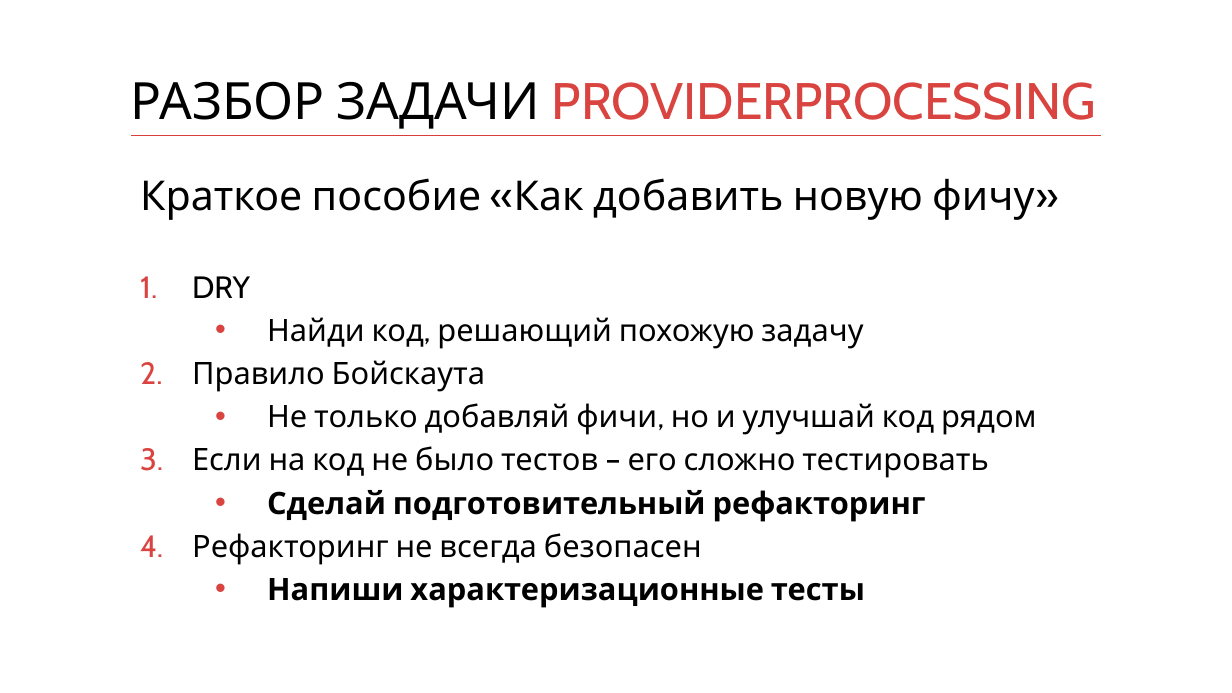
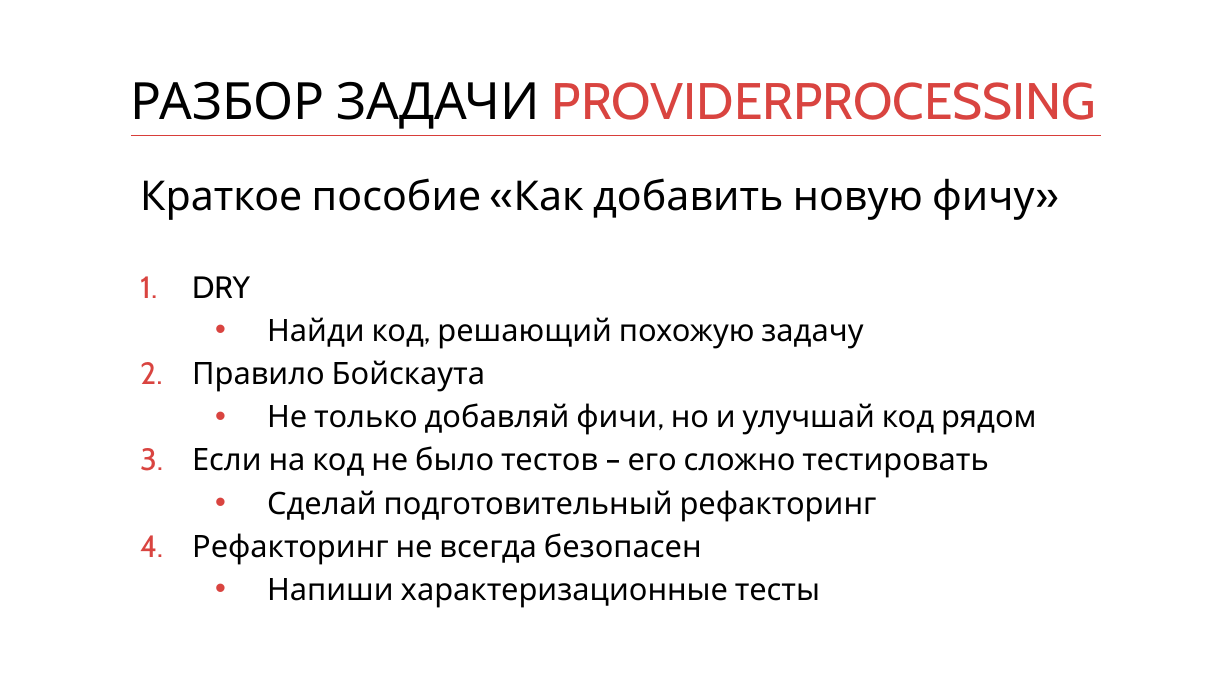
Before and after one commit to kontur-courses/legacy, a slide deck: slide 17 of legacy.pptx. Drawn at 1232x693 pixels with LibreOffice and Linux fonts; fonts in the diff are those of the drawing. Boxes give left, top, right and bottom in pixels: in the first picture for what was removed or moved away, otherwise in the second. Text is boxed around its words. In the diff, an @@ line names an element or a change of style, - is before the commit and + after.

```diff
--- a/legacy.pptx
+++ b/legacy.pptx
@@ text at box(267, 490, 877, 608): bold off in "Сделай подготовительный рефакторинг", "Напиши характеризационные тесты" @@
```
Also in this commit, not shown: 1 other slide changed, 45 other files.
